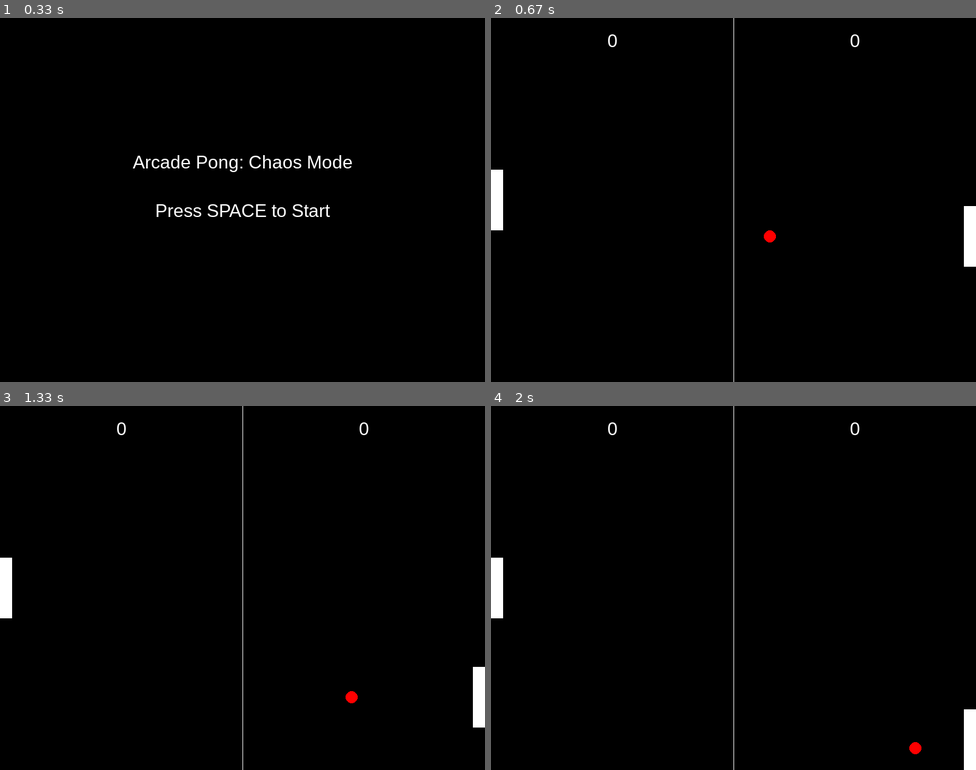
Above: before the commit, frames 1-4 (two rows, left to right).
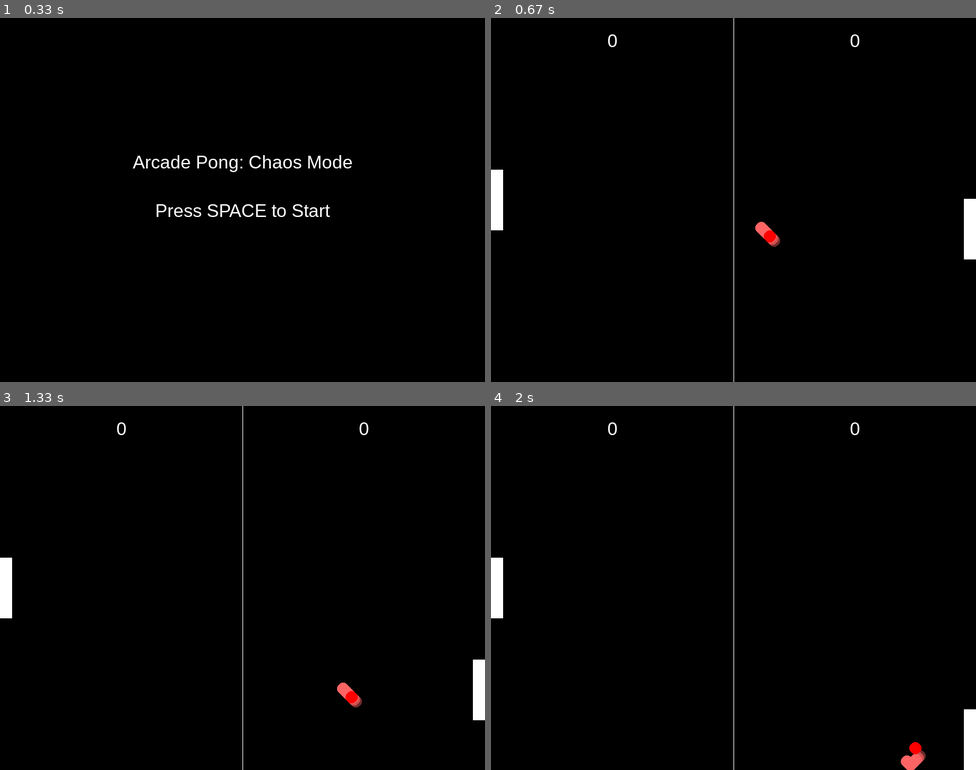
Above: after the commit, the same moments.

Repository: dojdev153/daily_learning
Game: pygame game, started from DAY_01/pygame_arduino/pong_game.py
Two runs of this game, one before a commit and one after it. Both use one fixed random seed, a clock stepped at 60 frames per second and the inputs below.
Inputs:
- Up to frame 1 (0.33 s): no input
- Up to frame 2 (0.67 s): tap Space at 0.33 s
- Up to frame 3 (1.33 s): no input
- Up to frame 4 (2 s): no input

Frame 1 is identical in both runs. In frame 2, 0.2% of the frame differs, in the area x 54-100%, y 49-69%; in frame 3, 0.2%; in frame 4, 0.2%.

Commit message:
updated game python

Diff:
--- a/DAY_01/pygame_arduino/pong_game.py
+++ b/DAY_01/pygame_arduino/pong_game.py
@@ -1,16 +1,17 @@
 import pygame
 import random
 import sys
-
-# -------------------
-# Pygame Setup
-# -------------------
+import serial
+
 pygame.init()
-width, height = 800, 600
-screen = pygame.display.set_mode((width, height))
-pygame.display.set_caption("Arcade Pong: Chaos Mode")
+w, h = 800, 600
+screen = pygame.display.set_mode((w, h))
+pygame.display.set_caption("Arcade Pong: Chaos Mode (Arduino Joystick)")
 clock = pygame.time.Clock()
 font = pygame.font.SysFont("Arial", 30)
+
+# Arduino Setup
+arduino = serial.Serial('COM3', 9600, timeout=0.1)
 
 # Colors
 white = (255, 255, 255)
@@ -19,54 +20,52 @@
 green = (0, 255, 0)
 blue = (0, 0, 255)
 yellow = (255, 255, 0)
-
-# Paddle
-paddle_width, paddle_height = 20, 100
+trail_color = (255, 100, 100)
+
+# Game Settings
+paddle_w, paddle_h = 20, 100
 player_speed = 7
 ai_speed = 4
-
-# Ball
 ball_size = 20
 ball_count = 3
-
-# Score
 player_score = 0
 comp_score = 0
 win_score = 5
 
-# Power-ups
 powerups = []
 POWERUP_SIZE = 20
 POWERUP_TYPES = ["grow", "shrink_ball", "fast_paddle"]
 powerup_timer = 0
 
-# -------------------
-# Helper functions
-# -------------------
+# Audio
+pygame.mixer.init()
+hit_sound = pygame.mixer.Sound("hit.wav")
+score_sound = pygame.mixer.Sound("score.wav")
+powerup_sound = pygame.mixer.Sound("powerup.wav")
+
+# Helper Functions
 def reset_ball(ball):
-    ball["x"] = width // 2
-    ball["y"] = height // 2
+    ball["x"] = w // 2
+    ball["y"] = h // 2
     ball["speedx"] *= random.choice([-1, 1])
     ball["speedy"] = random.choice([-3, -2, 2, 3])
+    ball["trail"] = []
 
 def spawn_powerup():
     return {
-        "x": random.randint(100, width-100),
-        "y": random.randint(50, height-50),
+        "x": random.randint(100, w-100),
+        "y": random.randint(50, h-50),
         "type": random.choice(POWERUP_TYPES),
         "active": True
     }
 
-# -------------------
-# Start Screen
-# -------------------
 def start_screen():
     while True:
         screen.fill(black)
         title_text = font.render("Arcade Pong: Chaos Mode", True, white)
         instruction_text = font.render("Press SPACE to Start", True, white)
-        screen.blit(title_text, (width//2 - title_text.get_width()//2, height//2 - 80))
-        screen.blit(instruction_text, (width//2 - instruction_text.get_width()//2, height//2))
+        screen.blit(title_text, (w//2 - title_text.get_width()//2, h//2 - 80))
+        screen.blit(instruction_text, (w//2 - instruction_text.get_width()//2, h//2))
         pygame.display.flip()
         for event in pygame.event.get():
             if event.type == pygame.QUIT:
@@ -76,16 +75,13 @@
                 if event.key == pygame.K_SPACE:
                     return
 
-# -------------------
-# Game Over Screen
-# -------------------
 def game_over(winner):
     while True:
         screen.fill(black)
         over_text = font.render(f"{winner} Wins!", True, white)
         restart_text = font.render("Press R to Restart or Q to Quit", True, white)
-        screen.blit(over_text, (width//2 - over_text.get_width()//2, height//2 - 50))
-        screen.blit(restart_text, (width//2 - restart_text.get_width()//2, height//2 + 20))
+        screen.blit(over_text, (w//2 - over_text.get_width()//2, h//2 - 50))
+        screen.blit(restart_text, (w//2 - restart_text.get_width()//2, h//2 + 20))
         pygame.display.flip()
         for event in pygame.event.get():
             if event.type == pygame.QUIT:
@@ -98,20 +94,13 @@
                     pygame.quit()
                     sys.exit()
 
-# -------------------
 # Main Game Loop
-# -------------------
 def main_game():
-    global player_speed
-    global player_score, comp_score, powerups, powerup_timer, paddle_height
-
-    # Player and AI paddles
-    player_y = height // 2 - paddle_height // 2
-    comp_y = height // 2 - paddle_height // 2
-
-    # Balls
-    balls = [{"x": width//2, "y": height//2, "speedx": 3, "speedy": 3} for _ in range(ball_count)]
-
+    global player_speed, player_score, comp_score, powerups, powerup_timer, paddle_h
+
+    player_y = h // 2 - paddle_h // 2
+    comp_y = h // 2 - paddle_h // 2
+    balls = [{"x": w//2, "y": h//2, "speedx": 3, "speedy": 3, "trail": []} for _ in range(ball_count)]
     running = True
     powerups = []
 
@@ -121,91 +110,101 @@
                 pygame.quit()
                 sys.exit()
 
-        # Keyboard input
-        keys = pygame.key.get_pressed()
-        if keys[pygame.K_UP]:
-            player_y -= player_speed
-        if keys[pygame.K_DOWN]:
-            player_y += player_speed
-        player_y = max(0, min(height - paddle_height, player_y))
-
-        # AI paddle
-        target_ball = min(balls, key=lambda b: abs(b["x"] - (width - paddle_width)))
-        if comp_y + paddle_height // 2 < target_ball["y"]:
+        # Arduino Joystick Input
+        try:
+            line = arduino.readline().decode().strip()
+            if line != "":
+                val, switch = map(int, line.split(","))
+                player_y = int((val / 1023) * (h - paddle_h))
+
+                if switch == 1:
+                    for pu in powerups:
+                        if pu["active"]:
+                            if pu["type"] == "grow":
+                                paddle_h = min(paddle_h + 50, 200)
+                            elif pu["type"] == "shrink_ball":
+                                for ball in balls:
+                                    ball["speedx"] *= 0.8
+                                    ball["speedy"] *= 0.8
+                            elif pu["type"] == "fast_paddle":
+                                player_speed += 3
+                            pu["active"] = False
+                            pygame.mixer.Sound.play(powerup_sound)
+                            break
+        except:
+            pass
+
+        # AI Paddle
+        target_ball = min(balls, key=lambda b: abs(b["x"] - (w - paddle_w)))
+        if comp_y + paddle_h // 2 < target_ball["y"] - 10:
             comp_y += ai_speed
-        elif comp_y + paddle_height // 2 > target_ball["y"]:
+        elif comp_y + paddle_h // 2 > target_ball["y"] + 10:
             comp_y -= ai_speed
-        comp_y = max(0, min(height - paddle_height, comp_y))
-
-        # Move balls
+        comp_y = max(0, min(h - paddle_h, comp_y))
+
+        # Move Balls
         for ball in balls:
+            ball["trail"].append((ball["x"], ball["y"]))
+            if len(ball["trail"]) > 8:
+                ball["trail"].pop(0)
+
             ball["x"] += ball["speedx"]
             ball["y"] += ball["speedy"]
 
-            # Collisions with top/bottom
-            if ball["y"] <= 0 or ball["y"] >= height - ball_size:
+            if ball["y"] <= 0 or ball["y"] >= h - ball_size:
                 ball["speedy"] *= -1
 
-            # Collisions with paddles
-            if (ball["x"] <= paddle_width and player_y < ball["y"] < player_y + paddle_height) or \
-               (ball["x"] >= width - paddle_width - ball_size and comp_y < ball["y"] < comp_y + paddle_height):
+            if (ball["x"] <= paddle_w and player_y < ball["y"] < player_y + paddle_h) or \
+               (ball["x"] >= w - paddle_w - ball_size and comp_y < ball["y"] < comp_y + paddle_h):
                 ball["speedx"] *= -1
-
-            # Out of bounds (score)
+                pygame.mixer.Sound.play(hit_sound)
+                if random.random() < 0.2:
+                    ball["speedy"] += random.choice([-1, 1])
+
             if ball["x"] < 0:
                 comp_score += 1
+                pygame.mixer.Sound.play(score_sound)
                 reset_ball(ball)
-            elif ball["x"] > width:
+            elif ball["x"] > w:
                 player_score += 1
+                pygame.mixer.Sound.play(score_sound)
                 reset_ball(ball)
 
-        # Spawn power-ups occasionally
+        # Power-ups
         powerup_timer += 1
-        if powerup_timer > 600:  # ~10 seconds at 60 FPS
+        if powerup_timer > 600:
             powerups.append(spawn_powerup())
             powerup_timer = 0
 
-        # Check power-up collisions
-        for pu in powerups:
-            if pu["active"] and player_y < pu["y"] < player_y + paddle_height and paddle_width > 0:
-                if pu["type"] == "grow":
-                    paddle_height = min(paddle_height + 50, 200)
-                elif pu["type"] == "shrink_ball":
-                    for ball in balls:
-                        ball["speedx"] *= 0.8
-                        ball["speedy"] *= 0.8
-                elif pu["type"] == "fast_paddle":
-
-                    player_speed += 3
-                pu["active"] = False
-
-        # Draw everything
-        screen.fill(black)
-        pygame.draw.rect(screen, white, (0, player_y, paddle_width, paddle_height))
-        pygame.draw.rect(screen, white, (width - paddle_width, comp_y, paddle_width, paddle_height))
-
-        for ball in balls:
-            pygame.draw.circle(screen, red, (int(ball["x"]), int(ball["y"])), ball_size // 2)
-
-        # Draw power-ups
         for pu in powerups:
             if pu["active"]:
                 color = green if pu["type"] == "grow" else yellow if pu["type"] == "fast_paddle" else blue
                 pygame.draw.rect(screen, color, (pu["x"], pu["y"], POWERUP_SIZE, POWERUP_SIZE))
 
-        # Draw middle line
-        pygame.draw.aaline(screen, white, (width//2, 0), (width//2, height))
-
-        # Draw scores
+        # Draw Everything
+        screen.fill(black)
+        pygame.draw.rect(screen, white, (0, player_y, paddle_w, paddle_h))
+        pygame.draw.rect(screen, white, (w - paddle_w, comp_y, paddle_w, paddle_h))
+
+        for ball in balls:
+            for i, pos in enumerate(ball["trail"]):
+                alpha = 255 - i * 30
+                trail_surf = pygame.Surface((ball_size, ball_size), pygame.SRCALPHA)
+                pygame.draw.circle(trail_surf, (*trail_color[:3], alpha), (ball_size//2, ball_size//2), ball_size // 2)
+                screen.blit(trail_surf, pos)
+            pygame.draw.circle(screen, red, (int(ball["x"]), int(ball["y"])), ball_size // 2)
+
+        pygame.draw.aaline(screen, white, (w//2, 0), (w//2, h))
+
         player_text = font.render(str(player_score), True, white)
         comp_text = font.render(str(comp_score), True, white)
-        screen.blit(player_text, (width//4 - player_text.get_width()//2, 20))
-        screen.blit(comp_text, (3*width//4 - comp_text.get_width()//2, 20))
+        screen.blit(player_text, (w//4 - player_text.get_width()//2, 20))
+        screen.blit(comp_text, (3*w//4 - comp_text.get_width()//2, 20))
 
         pygame.display.flip()
         clock.tick(60)
 
-        # Check win condition
+        # Check Win Condition
         if player_score >= win_score:
             if game_over("Player"):
                 player_score = 0
@@ -217,9 +216,7 @@
                 comp_score = 0
                 return
 
-# -------------------
-# Run the game
-# -------------------
+# Run the Game
 start_screen()
 while True:
     main_game()
Not shown, added: DAY_01/pygame_arduino/hit.wav
Not shown, added: DAY_01/pygame_arduino/powerup.wav
Not shown, added: DAY_01/pygame_arduino/score.wav
